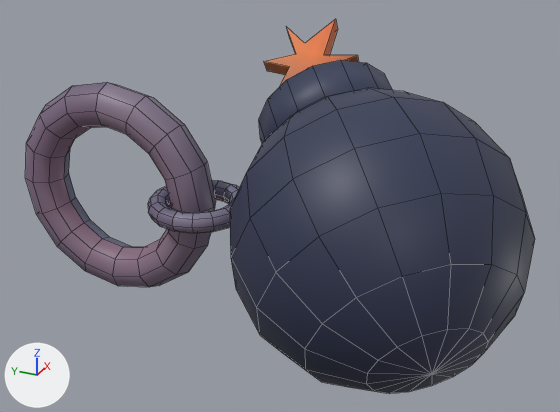
An edit to the FBX model gmtk25/Assets/Art/Models/CharmsBeads/charm_bomb.fbx, drawn before and after from the same camera.
Camera for both pictures: a camera (50 mm lens) standing at (-2.71, -2.05, 1.42) and looking at (0.22, -0.73, -0.04). Arrows for +X, +Y and +Z are at lower left; the lights stay in place. Mesh edges are drawn as thin lines.

Objects in the first picture: 'charm_bomb'.
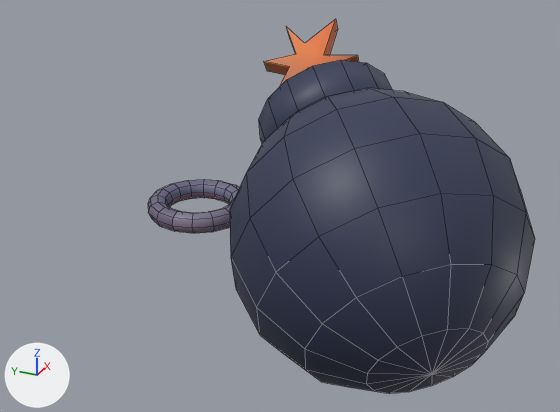
The newer file is also turned or shifted as a whole; pictures and numbers use the older file's frame.

Boxes (x1, y1, x2, y2) around the edits, measured in the pictures (560 x 412 px):
'charm_bomb', reshaped (24% narrower)
    before: (25, 19, 535, 393)
    after: (148, 19, 535, 393)
part 1 of me_sphere_003, cut back
    before: (25, 82, 216, 287)
    after: (165, 189, 181, 207)

Diff of the bpy script that builds the scene:
```diff
--- a/gmtk25/Assets/Art/Models/CharmsBeads/charm_bomb.fbx.py
+++ b/gmtk25/Assets/Art/Models/CharmsBeads/charm_bomb.fbx.py
@@ me_sphere_003 @@
 # used by ob_charm_bomb; location = (0.0, 0.0, 0.0)
-me_sphere_003.from_pydata(...)  # 497 vertices, 494 faces; spans x -0.6..1.07, y -1.85..0.51, z -0.6..0.66
+me_sphere_003.from_pydata(...)  # 369 vertices, 366 faces; spans x -0.6..1.07, y -1.85..-0.21, z -0.6..0.66
+# me_sphere_003 part 1
+# 128 vertices are removed from x -0.1..0.1, y -0.51..0.51, z -0.51..0.51
+# 132 faces are deleted
+# 1 vertex moves within x 0.0, y -0.3, z 0.0
+# 4 new faces join them
 me_sphere_003.materials.append(mat_m_masterpalette)
```
